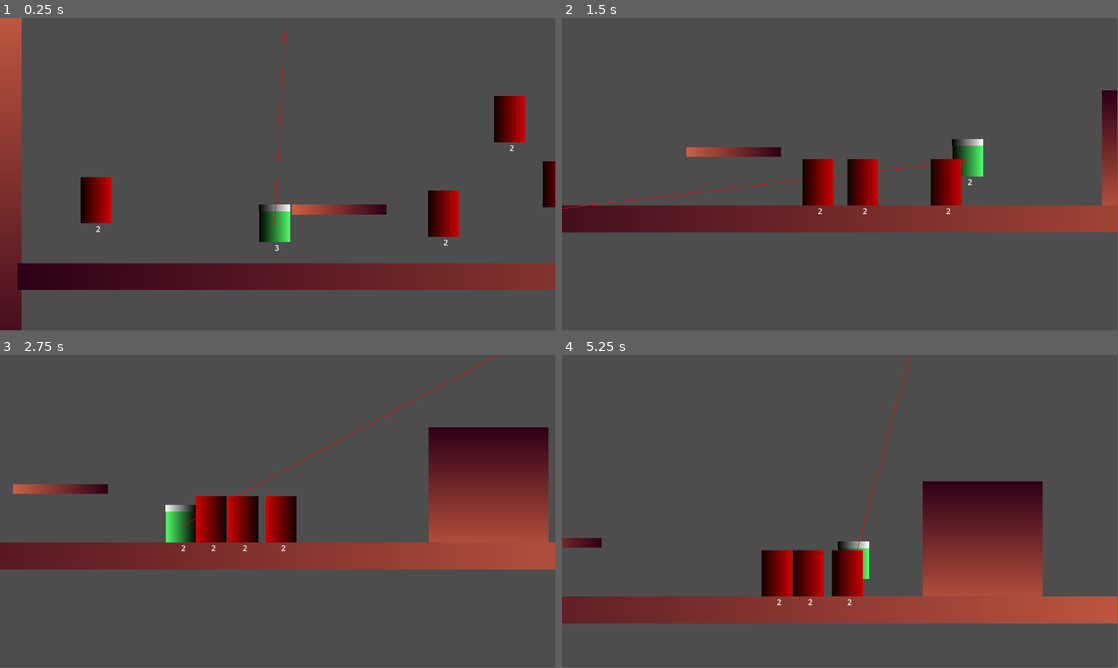
Above: before the commit, frames 1-4 (two rows, left to right).
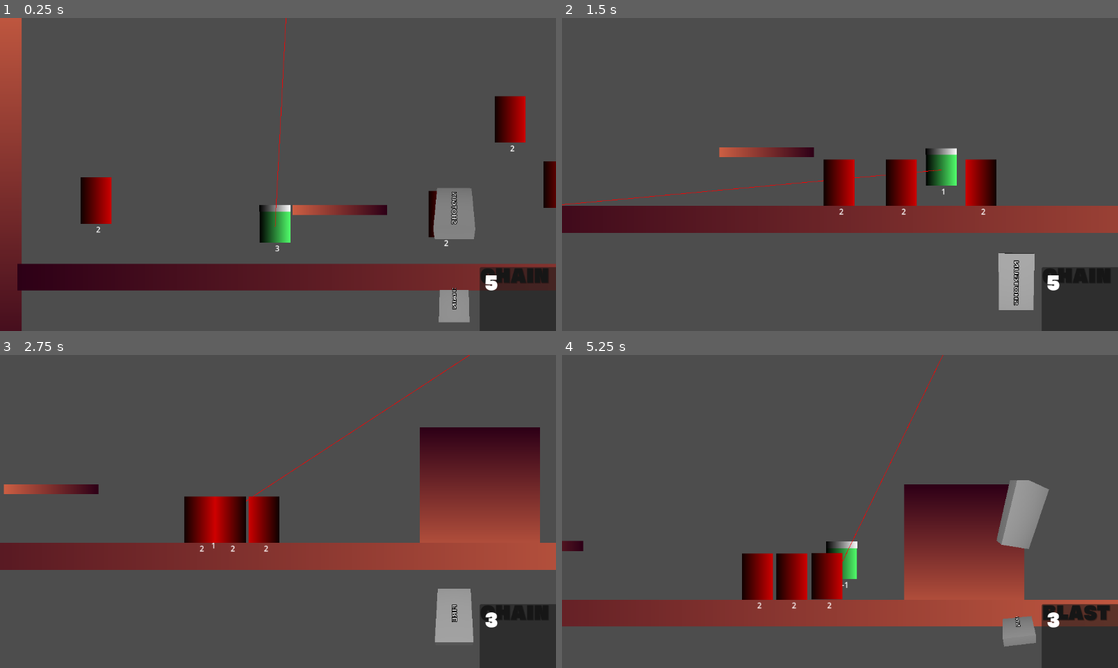
Above: after the commit, the same moments.

Repository: muffindohoah/coffee
Game: Godot game, scene res://test_level.tscn
Same seed, same stepped clock (60 frames per second), same inputs: the game is played once before the commit and once after it.
Inputs (mouse positions are in pixels of both pictures, inside the frame that each line leads up to):
- Up to frame 1 (0.25 s): no input
- Up to frame 2 (1.5 s): move the mouse to (962, 158) at 0.52 s; hold D (right) from 0.53 s (still down); tap R (changeammo) at 0.6 s; tap W (jump) at 0.77 s; tap Shift (dodgeparry) at 0.8, 1.35 s; move the mouse to (728, 190) at 1.27 s
- Up to frame 3 (2.75 s): tap W (jump) at 1.52 s; tap R (changeammo) at 1.55, 2.1 s; move the mouse to (333, 442) at 2.02 s; release D (right) at 2.03 s; hold A (left) from 2.03 s (still down); tap Shift (dodgeparry) at 2.3 s
- Up to frame 4 (5.25 s): move the mouse to (812, 574) at 2.77 s; release A (left) at 2.78 s; hold D (right) 2.78-4.28 s; tap Shift (dodgeparry) at 2.85, 3.8, 5.1 s; tap W (jump) at 3.02, 3.77, 4.52 s; tap R (changeammo) at 3.05, 4.35 s; move the mouse to (1006, 558) at 3.52 s; click (1006, 558) at 3.6 s; move the mouse to (673, 464) at 4.27 s; hold A (left) 4.28-5.03 s; move the mouse to (867, 511) at 5.02 s; hold D (right) from 5.03 s (still down)
In our replay, the window is 799x449 before the commit and 800x450 after it. These sizes can differ from the game's own. Grey fills any space a smaller window leaves; there, only what the larger window draws over its background counts as a difference.

The runs differ from the first frame. In frame 1, 5.2% of the frame differs, in the area x 0-100%, y 0-100%; in frame 2, 11%; in frame 3, 9.1%; in frame 4, 12%.

Commit message:
added UI, 3D IS JANK. added some ammo_type support. added lots of other updates

Diff:
--- /dev/null
+++ b/coffee/bagroller.gd
@@ -0,0 +1,16 @@
+extends MeshInstance3D
+
+var target_rotation = 90
+
+const BAG_ROTATIONS = [0, 130, 260] #0 is shotgun, 130 is fire, 260 is chain
+#these rotation values are fuck, i dont know what the real ones are. have to find out.
+#also clamp them somehow so they dont fly around. the bags.
+
+func _physics_process(delta: float) -> void:
+	rotation_degrees.x = lerp(rotation_degrees.x, float(target_rotation), 0.05)
+
+func change_ammo_to(type):
+	target_rotation = BAG_ROTATIONS[type]
+
+func rotate_wheel(amount):
+	target_rotation = target_rotation + (120 * amount)
--- a/coffee/enemy.gd
+++ b/coffee/enemy.gd
@@ -11,8 +11,6 @@
 
 var health = INITIAL_HEALTH
 var targets: Array[Node2D] = []
-
-
 
 func _physics_process(delta: float) -> void:
 
@@ -46,6 +44,11 @@
 	if health <= 0:
 		die()
 
+	self.knockback += Vector2(
+	sign(self.global_position.x - from.global_position.x) * 800,
+		-400
+	)
+
 func die() -> void:
 	queue_free()
 
--- a/coffee/player.gd
+++ b/coffee/player.gd
@@ -1,14 +1,15 @@
 extends CharacterBody2D
 
 @onready var anim_player := $AnimationPlayer
+@onready var ammo_switch_cooldown := $ammoswitchcooldown
 @onready var dodge_cooldown_timer := $dodgecooldown
 @onready var counter_pivotpoint = $counterpivotpoint
 @onready var counter_hitbox = $counterpivotpoint/counter_hitbox
 @onready var slice_hitbox = $flip2d/slice_hitbox
 
 const COOLDOWN := 0.5
-const ROLL_SPEED := 1000
-const SPEED := 500.0
+const ROLL_SPEED := 800
+const SPEED := 400.0
 const GRAVITY := 5000.0
 const JUMP_SPEED := 0.3 * GRAVITY# + 1000.0
 const BASE_DAMAGE := 1
@@ -19,6 +20,7 @@
 
 var isinvulnerable := true
 var canattack := true
+var candodge := true
 var canmove := true
 var doesgravity := true
 
@@ -50,11 +52,16 @@
 
 	var direction := Input.get_axis("left", "right")
 
+	if ammo_switch_cooldown.time_left == 0:
+		if Input.is_action_just_pressed("changeammo"):
+			Utils.ammo_switch()
+			ammo_switch_cooldown.start()
+
 	if canattack:
 		if Input.is_action_just_pressed("melee"):
 			slice()
 
-	if dodge_cooldown_timer.time_left <= 0:
+	if candodge:
 		if Input.is_action_just_pressed("dodgeparry") && (Input.is_action_pressed("left") or Input.is_action_pressed("right")):
 			roll(direction)
 
@@ -78,7 +85,7 @@
 	if direction > 0: $flip2d.face(1)
 
 func parry():
-
+	candodge = false
 	isinvulnerable = true
 	doesgravity = false
 	anim_player.play("parry")
@@ -89,18 +96,16 @@
 	counter_pivotpoint.look_at(enemy.position)
 	counter_hitbox.monitoring = true
 	anim_player.play()
-	#dodge_cooldown_timer.stop()
-	#dodge_cooldown_timer.start(0)
+	candodge = true
 	self.knockback += Vector2(
 			sign(self.global_position.x - enemy.global_position.x) * 1000,
 			-1000
 		)
 
-
 func roll(direction):
+	candodge = false
+	isinvulnerable = true
 	slice_hitbox.monitoring = false
-
-
 	set_collision_mask_value(5, false)
 	canmove = false
 	anim_player.play("roll")
@@ -112,6 +117,7 @@
 	if anim_name == "roll":
 		canmove = true
 		set_collision_mask_value(5, true)
+		isinvulnerable = false
 	if anim_name == "parry":
 		isinvulnerable = false
 		doesgravity = true
@@ -121,8 +127,8 @@
 func hit(from: CharacterBody2D, damage: int) -> void:
 	if anim_player.current_animation == "parry":
 		counter(from)
-	elif anim_player.current_animation == "roll":
-		print("rollthrough")
+	elif isinvulnerable:
+		print("plink!")
 	else:
 		health -= damage
 		self.knockback += Vector2(
@@ -143,7 +149,6 @@
 func _on_slice_hitbox_body_entered(body: Node2D) -> void:
 	if body.is_in_group("damageable"):
 		body.hit(self, BASE_DAMAGE)
-		body.knockback += Vector2(
-			sign(body.global_position.x - global_position.x) * 400,
-			-300
-		)
+
+func _on_dodgecooldown_timeout() -> void:
+	candodge = true
--- a/coffee/player.tscn
+++ b/coffee/player.tscn
@@ -59,6 +59,9 @@
 "update": 1,
 "values": [true]
 }
+
+[sub_resource type="Animation" id="Animation_2ncfx"]
+resource_name = "counter"
 
 [sub_resource type="Animation" id="Animation_60v6o"]
 resource_name = "parry"
@@ -80,12 +83,9 @@
 resource_name = "roll"
 length = 0.3
 
-[sub_resource type="Animation" id="Animation_2ncfx"]
-resource_name = "counter"
-
 [sub_resource type="Animation" id="Animation_hp5m2"]
 resource_name = "slice"
-length = 0.3
+length = 0.1
 tracks/0/type = "value"
 tracks/0/imported = false
 tracks/0/enabled = true
@@ -93,7 +93,7 @@
 tracks/0/interp = 1
 tracks/0/loop_wrap = true
 tracks/0/keys = {
-"times": PackedFloat32Array(0.0333333, 0.3),
+"times": PackedFloat32Array(0.0333333, 0.1),
 "transitions": PackedFloat32Array(1, 1),
 "update": 1,
 "values": [true, false]
@@ -105,7 +105,7 @@
 tracks/1/interp = 1
 tracks/1/loop_wrap = true
 tracks/1/keys = {
-"times": PackedFloat32Array(0.0333333, 0.3),
+"times": PackedFloat32Array(0.0333333, 0.1),
 "transitions": PackedFloat32Array(1, 1),
 "update": 1,
 "values": [true, false]
@@ -164,6 +164,10 @@
 "": SubResource("AnimationLibrary_0odbd")
 }
 
+[node name="ammoswitchcooldown" type="Timer" parent="."]
+one_shot = true
+autostart = true
+
 [node name="dodgecooldown" type="Timer" parent="."]
 one_shot = true
 
@@ -193,6 +197,7 @@
 [connection signal="body_entered" from="flip2d/slice_hitbox" to="." method="_on_slice_hitbox_body_entered"]
 [connection signal="animation_finished" from="AnimationPlayer" to="." method="_on_animation_player_animation_finished"]
 [connection signal="animation_started" from="AnimationPlayer" to="." method="_on_animation_player_animation_started"]
+[connection signal="timeout" from="dodgecooldown" to="." method="_on_dodgecooldown_timeout"]
 [connection signal="body_entered" from="counterpivotpoint/counter_hitbox" to="." method="_on_counter_hitbox_body_entered"]
 
 [editable path="flip2d/slice_hitbox"]
--- a/coffee/project.godot
+++ b/coffee/project.godot
@@ -18,6 +18,10 @@
 [autoload]
 
 Utils="*res://utils.gd"
+
+[display]
+
+window/stretch/mode="viewport"
 
 [global_group]
 
--- /dev/null
+++ b/coffee/rotating_teabags.tscn
@@ -0,0 +1,108 @@
+[gd_scene load_steps=6 format=3 uid="uid://bas0bu0o58j5h"]
+
+[ext_resource type="Script" path="res://bagroller.gd" id="1_u1omf"]
+
+[sub_resource type="BoxMesh" id="BoxMesh_pmyo6"]
+
+[sub_resource type="BoxShape3D" id="BoxShape3D_ucstd"]
+size = Vector3(0.494385, 0.298584, 0.101563)
+
+[sub_resource type="CylinderMesh" id="CylinderMesh_y1kkc"]
+radial_segments = 6
+
+[sub_resource type="CylinderShape3D" id="CylinderShape3D_ndfoo"]
+radius = 0.45
+
+[node name="SubViewport" type="SubViewport"]
+transparent_bg = true
+
+[node name="Camera3D" type="Camera3D" parent="."]
+transform = Transform3D(1, 0, 0, 0, 1, 0, 0, 0, 1, 0, -0.343936, 0.711015)
+far = 1.66
+
+[node name="OmniLight3D" type="OmniLight3D" parent="Camera3D"]
+transform = Transform3D(1, 0, 0, 0, 1, 0, 0, 0, 1, 0, -0.00907332, -0.0401803)
+shadow_enabled = true
+omni_range = 1.933
+omni_attenuation = -2.619
+
+[node name="PinJoint3D2" type="PinJoint3D" parent="."]
+transform = Transform3D(1, 0, 0, 0, 1, 0, 0, 0, 1, 0, -0.410526, -0.925444)
+node_a = NodePath("../MeshInstance3D/StaticBody3D")
+node_b = NodePath("../RigidBody3D3")
+params/bias = 0.08
+
+[node name="PinJoint3D" type="PinJoint3D" parent="."]
+transform = Transform3D(1, 0, 0, 0, 1, 0, 0, 0, 1, 0, 0.414887, -0.897307)
+node_a = NodePath("../MeshInstance3D/StaticBody3D")
+node_b = NodePath("../RigidBody3D2")
+params/bias = 0.09
+
+[node name="HingeJoint3D" type="PinJoint3D" parent="."]
+transform = Transform3D(-4.37114e-08, 1, 0, -1, -4.37114e-08, 0, 0, 0, 1, 0, 0, -1.65379)
+node_a = NodePath("../MeshInstance3D/StaticBody3D")
+node_b = NodePath("../RigidBody3D")
+params/bias = 0.09
+
+[node name="RigidBody3D3" type="RigidBody3D" parent="."]
+transform = Transform3D(-1, -2.62268e-07, 0, 2.62268e-07, -1, 0, 0, 0, 1, 0, -0.653, -0.874)
+mass = 0.022
+
+[node name="MeshInstance3D" type="MeshInstance3D" parent="RigidBody3D3"]
+transform = Transform3D(2.14161e-08, 0.3, 9.35415e-09, 0.489943, -1.31134e-08, 0, 1.87225e-15, 2.62268e-08, -0.106999, 0, 0, 0)
+mesh = SubResource("BoxMesh_pmyo6")
+skeleton = NodePath("../../RigidBody3D3")
+
+[node name="Label3D" type="Label3D" parent="RigidBody3D3/MeshInstance3D"]
+transform = Transform3D(1, 1.42109e-14, 5.29396e-22, 5.45591e-22, 1, 0, -3.38813e-21, 0, 1, 0, 1.70784e-08, -0.547726)
+text = "CHAIN"
+
+[node name="CollisionShape3D" type="CollisionShape3D" parent="RigidBody3D3"]
+transform = Transform3D(4.37114e-08, 1, 8.74228e-08, 1, -4.37114e-08, 0, 3.82137e-15, 8.74228e-08, -1, 0, 0, 0)
+shape = SubResource("BoxShape3D_ucstd")
+
+[node name="RigidBody3D2" type="RigidBody3D" parent="."]
+transform = Transform3D(1.31134e-07, -1, 0, -4.37114e-08, -5.73206e-15, 1, -1, -1.31134e-07, -4.37114e-08, -0.199041, 0.453389, -0.680899)
+mass = 0.011
+
+[node name="MeshInstance3D" type="MeshInstance3D" parent="RigidBody3D2"]
+transform = Transform3D(0.424303, 4.10971e-08, 0.0534995, 3.42245e-08, -0.3, 1.63698e-08, 0.244972, -2.92698e-08, -0.0926638, 1.19209e-07, -0.2, -0.102122)
+mesh = SubResource("BoxMesh_pmyo6")
+skeleton = NodePath("../../RigidBody3D2")
+
+[node name="Label3D" type="Label3D" parent="RigidBody3D2/MeshInstance3D"]
+transform = Transform3D(1, -1.9984e-15, 0, 8.88178e-16, 1, -1.33227e-15, 1.19209e-07, -1.5099e-14, 1, -0.00941229, -1.60653e-08, -0.536898)
+text = "SHOTGUN"
+
+[node name="CollisionShape3D" type="CollisionShape3D" parent="RigidBody3D2"]
+transform = Transform3D(0.866025, 1.3699e-07, 0.5, 6.98541e-08, -1, 1.5299e-07, 0.5, -9.7566e-08, -0.866025, 1.19209e-07, -0.2, -0.106975)
+shape = SubResource("BoxShape3D_ucstd")
+
+[node name="RigidBody3D" type="RigidBody3D" parent="."]
+transform = Transform3D(-4.37114e-08, 1, 0, -1, -4.37114e-08, 0, 0, 0, 1, 0, -0.221831, -1.64945)
+mass = 0.019
+
+[node name="MeshInstance3D" type="MeshInstance3D" parent="RigidBody3D"]
+transform = Transform3D(0.489943, 2.62268e-08, 3.52065e-17, 4.28322e-08, -0.3, 9.35415e-09, -6.1693e-15, -2.62268e-08, -0.106999, 0, 0, 0)
+mesh = SubResource("BoxMesh_pmyo6")
+
+[node name="Label3D" type="Label3D" parent="RigidBody3D/MeshInstance3D"]
+transform = Transform3D(1, -4.26731e-22, 3.17637e-22, 1.79779e-21, 1, 0, 0, 0, 1, 0, -1.74562e-08, -0.559843)
+text = "FIRE"
+
+[node name="CollisionShape3D" type="CollisionShape3D" parent="RigidBody3D"]
+transform = Transform3D(1, 8.74228e-08, -2.68657e-16, 8.74228e-08, -1, 8.74228e-08, 1.91069e-15, -8.74228e-08, -1, 0, 0, 0)
+shape = SubResource("BoxShape3D_ucstd")
+
+[node name="MeshInstance3D" type="MeshInstance3D" parent="."]
+transform = Transform3D(-4.37114e-08, 1, 0, -1, -4.37114e-08, 0, 0, 0, 1, 0, 0, -1.15582)
+visible = false
+mesh = SubResource("CylinderMesh_y1kkc")
+script = ExtResource("1_u1omf")
+
+[node name="StaticBody3D" type="StaticBody3D" parent="MeshInstance3D"]
+transform = Transform3D(1, 0, 0, 0, 1, 0, 0, 0, 1, 0, 0, -0.493628)
+
+[node name="CollisionShape3D" type="CollisionShape3D" parent="MeshInstance3D/StaticBody3D"]
+transform = Transform3D(1, 0, 0, 0, 1, 0, 0, 0, 1, 0, 0, 0.49485)
+shape = SubResource("CylinderShape3D_ndfoo")
--- /dev/null
+++ b/coffee/subviewport.gd
@@ -0,0 +1,3 @@
+extends SubViewport
+
+@onready var rotating_mesh = $MeshInstance3D
--- a/coffee/test_level.tscn
+++ b/coffee/test_level.tscn
@@ -1,7 +1,8 @@
-[gd_scene load_steps=7 format=3 uid="uid://c0nddjj4e8i5j"]
+[gd_scene load_steps=8 format=3 uid="uid://c0nddjj4e8i5j"]
 
 [ext_resource type="PackedScene" uid="uid://dsiagdguuasxg" path="res://player.tscn" id="1_1cwla"]
 [ext_resource type="PackedScene" uid="uid://c53gmymolr23u" path="res://enemy.tscn" id="2_ngk4t"]
+[ext_resource type="PackedScene" uid="uid://rb3o6v4vyo3e" path="res://ui.tscn" id="3_mk73u"]
 
 [sub_resource type="PhysicsMaterial" id="PhysicsMaterial_n2l7a"]
 rough = true
@@ -102,3 +103,5 @@
 
 [node name="enemy" parent="." instance=ExtResource("2_ngk4t")]
 position = Vector2(605, 349)
+
+[node name="UI" parent="." instance=ExtResource("3_mk73u")]
--- /dev/null
+++ b/coffee/ui.gd
@@ -0,0 +1,21 @@
+extends CanvasLayer
+
+@onready var rotating_mesh = $SubViewport.rotating_mesh
+@onready var remaining_ammo_label = $Panel/ammolabel
+@onready var ammo_type_label = $Panel/ammotypelabel
+
+var selected_ammo_remaining
+var selected_ammo
+
+const ammo_type_label_DB = ["BLAST","FIRE","CHAIN"]
+
+func _ready() -> void:
+	Utils.ammo_switched.connect(_on_ammo_switched)
+
+func _on_ammo_switched():
+	set_ammo_type(Utils.current_ammo)
+
+func set_ammo_type(type):
+	rotating_mesh.change_ammo_to(type)
+	remaining_ammo_label.text = str(Utils.get("ammo%s" % type))
+	ammo_type_label.text = ammo_type_label_DB[type]
--- /dev/null
+++ b/coffee/ui.tscn
@@ -0,0 +1,59 @@
+[gd_scene load_steps=8 format=3 uid="uid://rb3o6v4vyo3e"]
+
+[ext_resource type="Script" path="res://ui.gd" id="1_pvefs"]
+[ext_resource type="PackedScene" uid="uid://bas0bu0o58j5h" path="res://rotating_teabags.tscn" id="1_yon0b"]
+[ext_resource type="FontFile" uid="uid://rck8c52cqqxp" path="res://font/font.otf" id="2_pldwn"]
+[ext_resource type="Script" path="res://subviewport.gd" id="3_hnkk7"]
+
+[sub_resource type="ViewportTexture" id="ViewportTexture_k0wqc"]
+viewport_path = NodePath("SubViewport")
+
+[sub_resource type="LabelSettings" id="LabelSettings_rb23t"]
+font = ExtResource("2_pldwn")
+font_size = 36
+font_color = Color(0.0885599, 0.0885599, 0.0885599, 1)
+shadow_size = 3
+shadow_color = Color(0, 0, 0, 0.196078)
+
+[sub_resource type="LabelSettings" id="LabelSettings_8oihd"]
+font_size = 36
+
+[node name="UI" type="CanvasLayer"]
+script = ExtResource("1_pvefs")
+
+[node name="SubViewport" parent="." instance=ExtResource("1_yon0b")]
+script = ExtResource("3_hnkk7")
+
+[node name="TextureRect" type="TextureRect" parent="."]
+offset_left = 685.0
+offset_top = 259.0
+offset_right = 1197.0
+offset_bottom = 771.0
+size_flags_horizontal = 4
+texture = SubResource("ViewportTexture_k0wqc")
+
+[node name="Panel" type="Panel" parent="."]
+offset_left = 994.0
+offset_top = 516.0
+offset_right = 1158.0
+offset_bottom = 650.0
+
+[node name="ammotypelabel" type="Label" parent="Panel"]
+layout_mode = 0
+offset_left = 1.0
+offset_top = -10.0
+offset_right = 147.0
+offset_bottom = 62.0
+text = "CHAIN"
+label_settings = SubResource("LabelSettings_rb23t")
+clip_text = true
+
+[node name="ammolabel" type="Label" parent="Panel"]
+layout_mode = 0
+offset_left = 11.0
+offset_top = 5.0
+offset_right = 51.0
+offset_bottom = 57.0
+theme_override_fonts/font = ExtResource("2_pldwn")
+text = "5"
+label_settings = SubResource("LabelSettings_8oihd")
--- a/coffee/utils.gd
+++ b/coffee/utils.gd
@@ -1,11 +1,21 @@
 extends Node
 
+var ammo0 = 3 #0 is shotgun, 1 is fire, 2 is chain
+var ammo1 = 3
+var ammo2 = 3
+var current_ammo = 1
 
+signal ammo_switched()
 # Called when the node enters the scene tree for the first time.
 func _ready() -> void:
 	pass # Replace with function body.
 
-
 # Called every frame. 'delta' is the elapsed time since the previous frame.
 func _process(delta: float) -> void:
 	pass
+
+func ammo_switch():
+	current_ammo += 1
+	current_ammo = current_ammo % 3
+	print(current_ammo)
+	ammo_switched.emit()
Binary file added: coffee/font/font.otf
Not shown, added: coffee/font/font.otf.import
